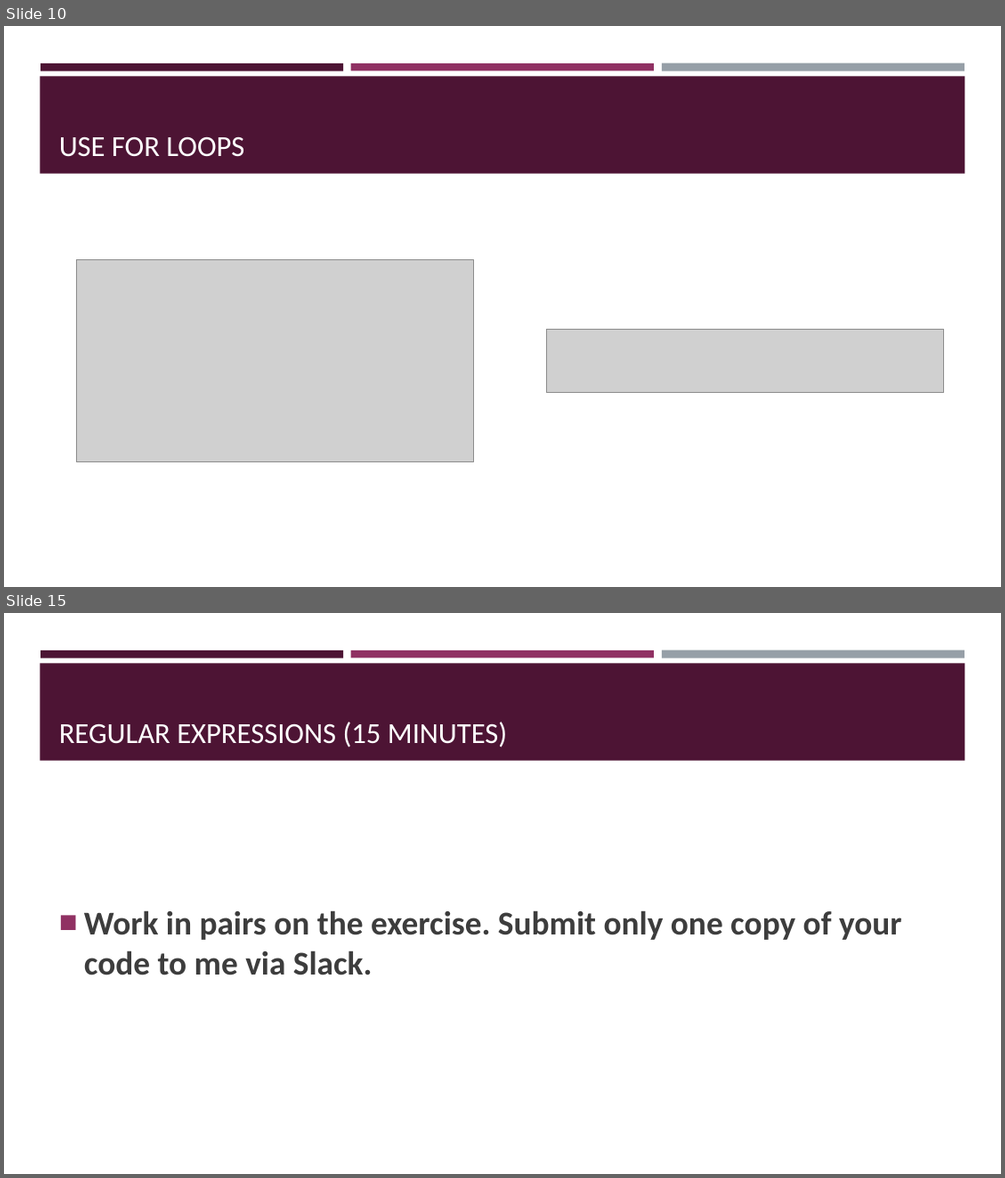
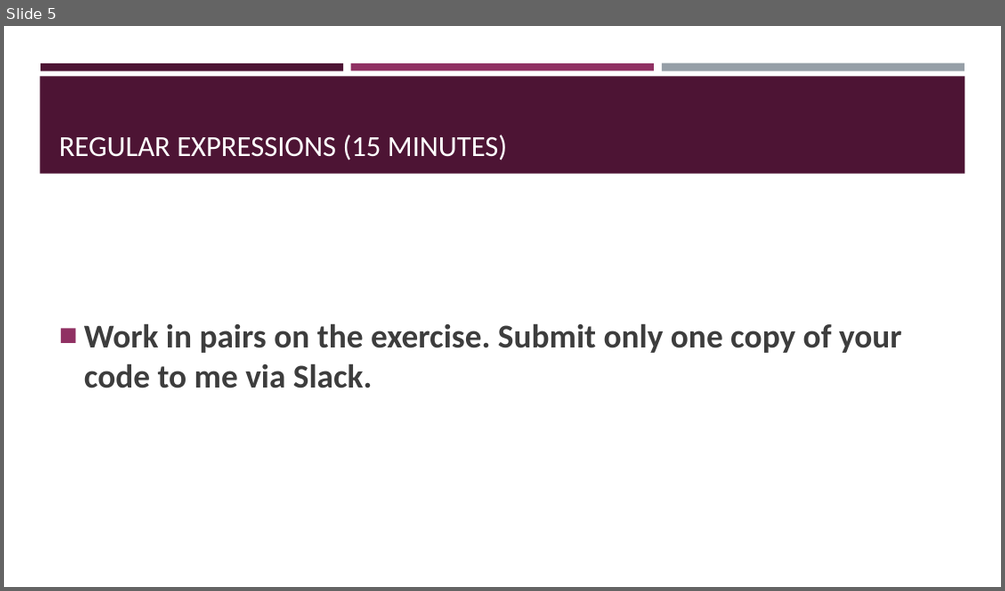
Before and after one commit to VarunDS/dso-599-text-analytics-nlp, a slide deck: week4/slides.pptx. Shown one above the other, each under a label of ours: slides 10 and 15 before the commit, slide 5 after it; the slides between them are not shown. The pictures are 1005x1178 and 1005x591 pixels, drawn with LibreOffice and Linux fonts; fonts in the diff are those of the drawing; grey boxes stand for pictures. Boxes give left, top, right and bottom in pixels: in the first picture for what was removed or moved away, otherwise in the second. Text is boxed around its words. In the diff, an @@ line names an element or a change of style, - is before the commit and + after.

```diff
--- a/week4/slides.pptx
+++ b/week4/slides.pptx
@@ slide 10 removed at (4, 26, 1001, 587), background #FFFFFF; not listed: 4 template elements that a slide beside it also shows @@
@@ title removed at (59, 136, 244, 157) @@
-USE FOR LOOPS
@@ picture removed at (76, 260, 473, 462) @@
@@ picture removed at (546, 329, 943, 393) @@
@@ what was slide 15 is now slide 5 @@
```
Also in this commit, not shown: 4 slides changed, 9 other slides removed, 3 other files.
